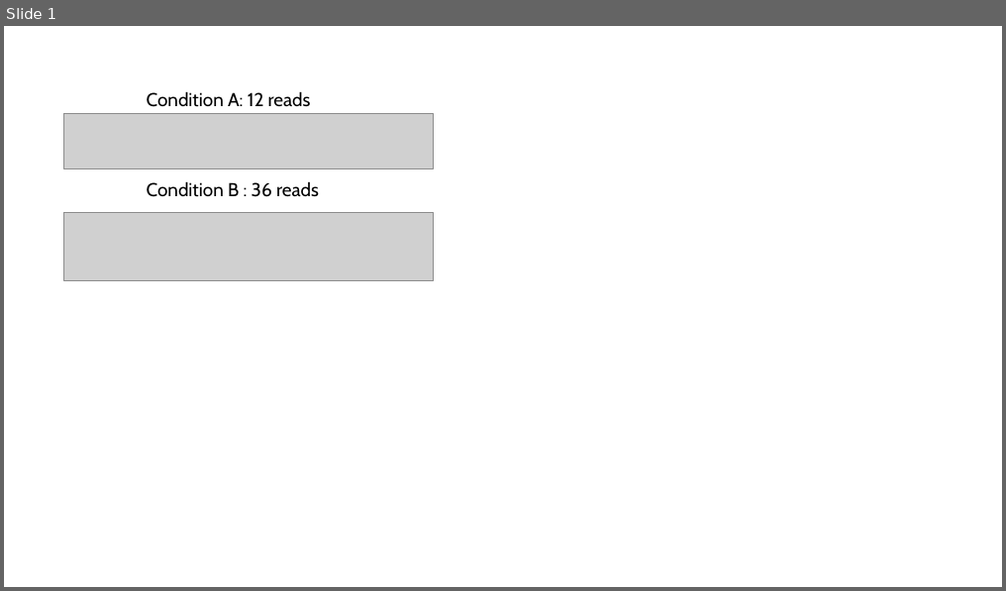
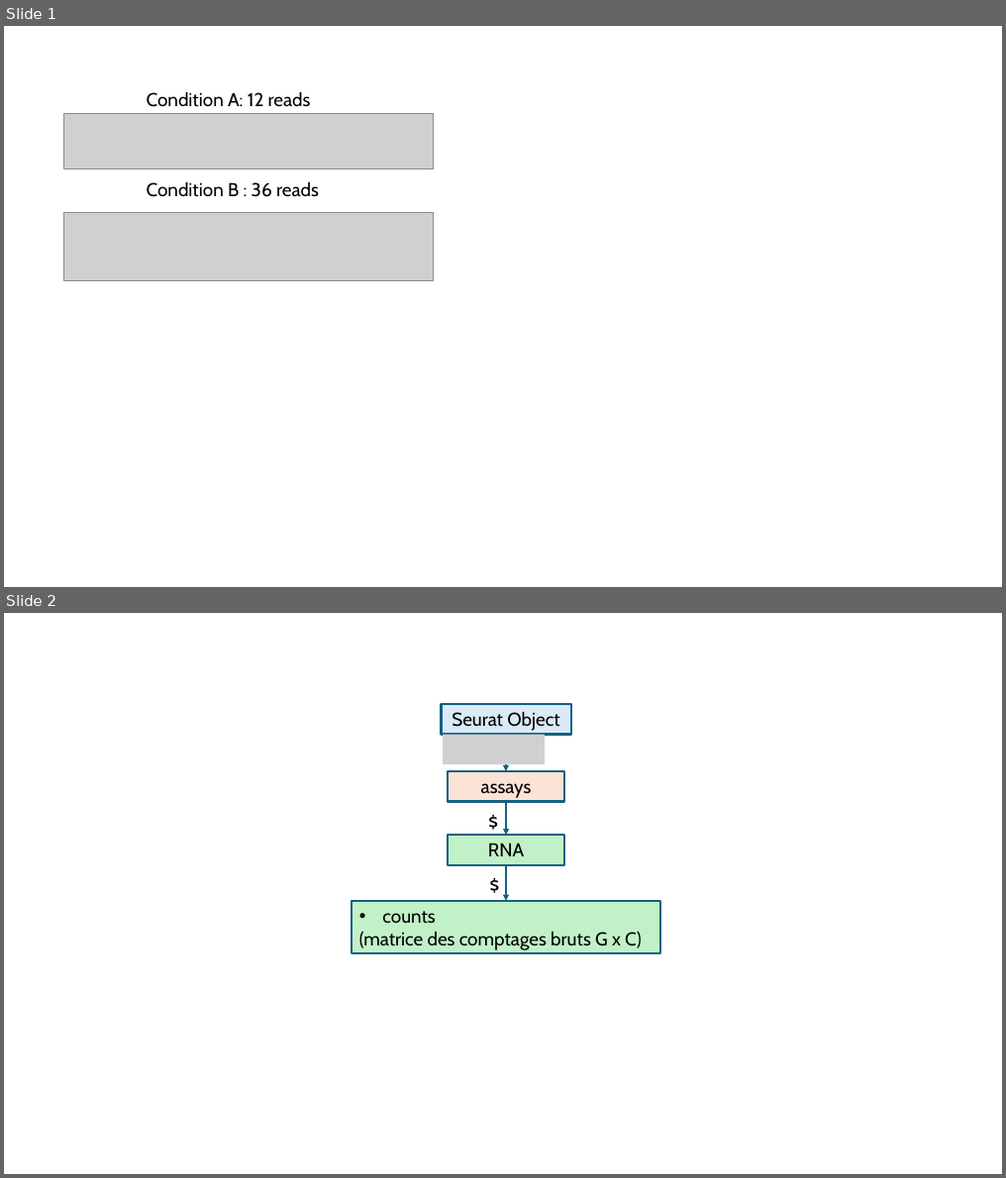
Before and after one commit to rochevin/FormationSeurat, a slide deck: Cours/images/Sources_schemes.pptx. Shown one above the other, each under a label of ours: slide 1 before the commit, slides 1 and 2 after it. The pictures are 1006x591 and 1006x1178 pixels, drawn with LibreOffice and Linux fonts; fonts in the diff are those of the drawing; grey boxes stand for pictures. Boxes give left, top, right and bottom in pixels: in the first picture for what was removed or moved away, otherwise in the second. Text is boxed around its words. In the diff, an @@ line names an element or a change of style, - is before the commit and + after.

```diff
--- a/Cours/images/Sources_schemes.pptx
+++ b/Cours/images/Sources_schemes.pptx
@@ slide 2 added at [4, 613, 1002, 1174], background #FFFFFF @@
@@ group added at [352, 704, 660, 955]: 4 rectangles, 2 arrows, 2 texts, 1 elbow arrow, 1 picture @@
+Seurat Object
+assays
+RNA
+$
+• counts
+(matrice des comptages bruts G x C)
+$
```
Also in this commit, not shown: 1 slide changed, 3 other slides added, 7 other files.
